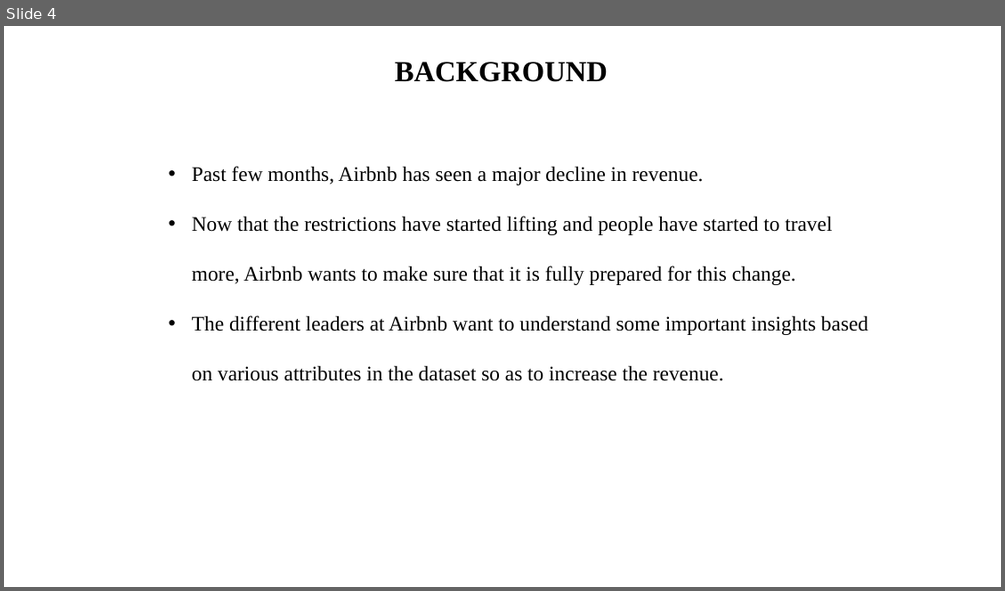
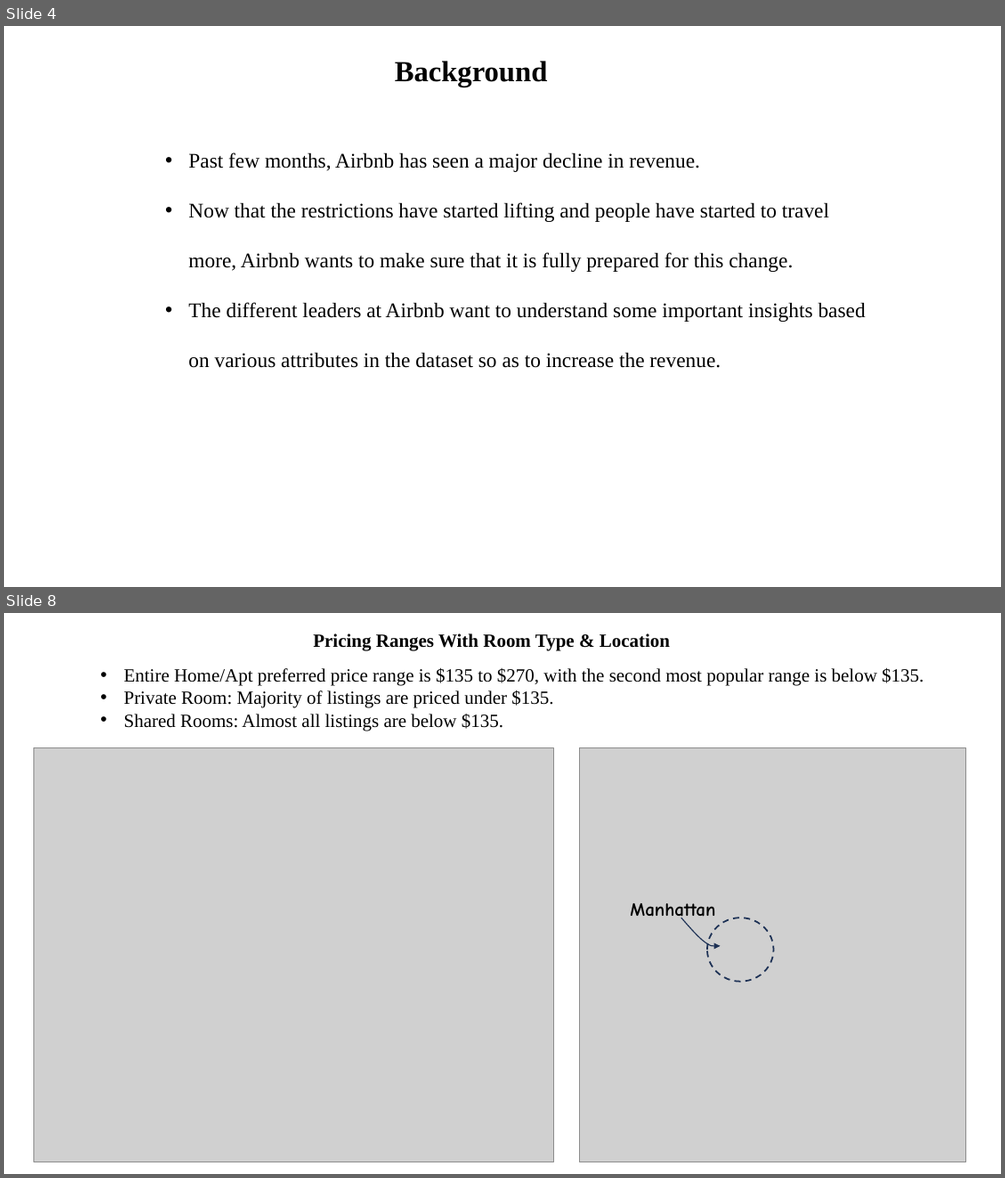
Before and after one commit to sagarbarge/Airbnb_NYC_Storytelling, a slide deck: Presentation_1_Analyst.pptx. Shown one above the other, each under a label of ours: slide 4 before the commit, slides 4 and 8 after it; the slides between them are not shown. The pictures are 1005x591 and 1005x1178 pixels, drawn with LibreOffice and Linux fonts; fonts in the diff are those of the drawing; grey boxes stand for pictures. Boxes give left, top, right and bottom in pixels: in the first picture for what was removed or moved away, otherwise in the second. Text is boxed around its words. In the diff, an @@ line names an element or a change of style, - is before the commit and + after.

```diff
--- a/Presentation_1_Analyst.pptx
+++ b/Presentation_1_Analyst.pptx
@@ slide 8 added at (x1=4, y1=613, x2=1001, y2=1174), background #FFFFFF @@
@@ text added at (x1=313, y1=633, x2=670, y2=650), 18 pt, text #000000, bold @@
+Pricing Ranges With Room Type & Location
@@ text added at (x1=124, y1=668, x2=923, y2=730), 18 pt, text #000000 @@
+• Entire Home/Apt preferred price range is $135 to $270, with the second most popular range is below $135.
+• Private Room: Majority of listings are priced under $135.
+• Shared Rooms: Almost all listings are below $135.
@@ picture added at (x1=34, y1=747, x2=554, y2=1161) @@
@@ picture added at (x1=579, y1=747, x2=966, y2=1162) @@
@@ text added at (x1=630, y1=903, x2=715, y2=922), 18 pt, text #000000, bold @@
+Manhattan
@@ freeform shape added at (x1=681, y1=917, x2=720, y2=946), outline #1E3256 1 pt @@
@@ ellipse added at (x1=707, y1=917, x2=774, y2=981), outline #1E3256 1.5 pt dashed @@
@@ slide 4 changed as well @@
@@ text at (x1=395, y1=61, x2=548, y2=87): text changed @@
-BACKGROUND
+Background
@@ text "Past few months, Airbnb has ..." moved from (x1=192, y1=166, x2=868, y2=381) to (x1=188, y1=152, x2=866, y2=368) @@
```
Also in this commit, not shown: 4 other slides changed, 7 other slides added, 5 slides removed, 21 other files.
